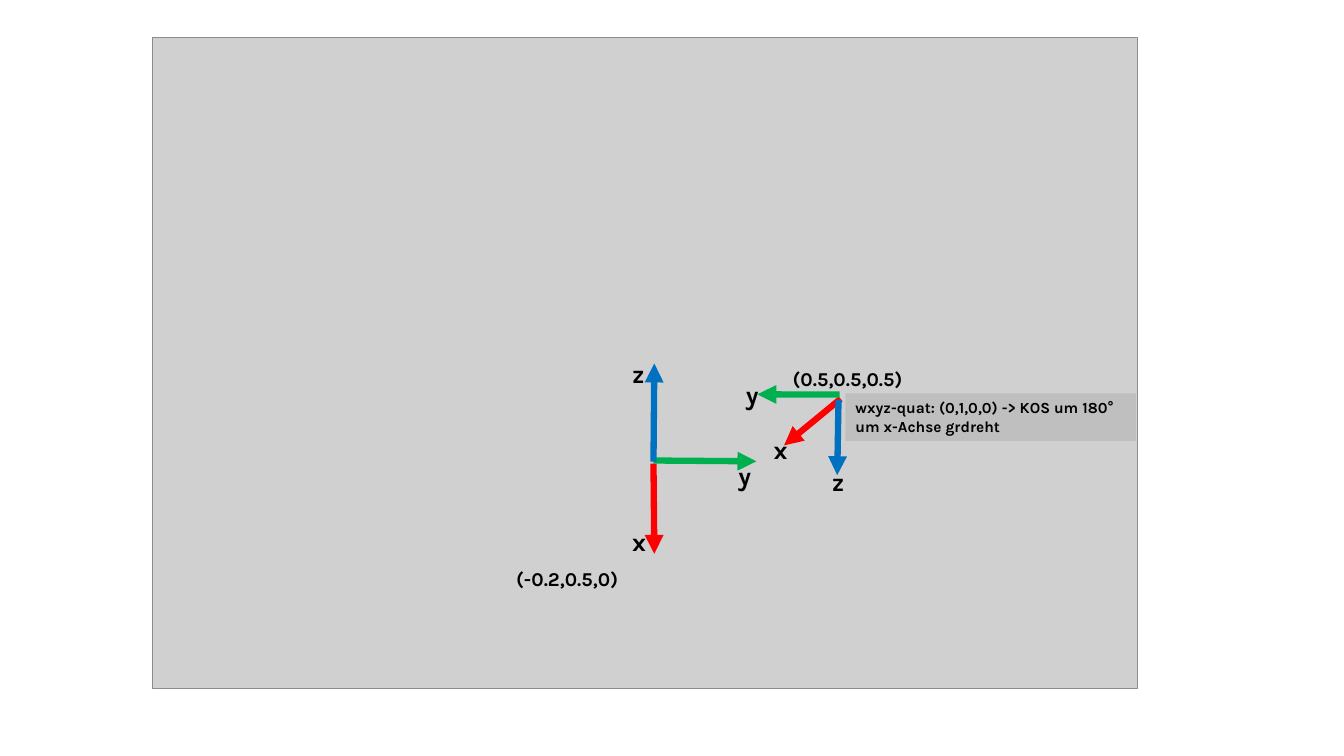
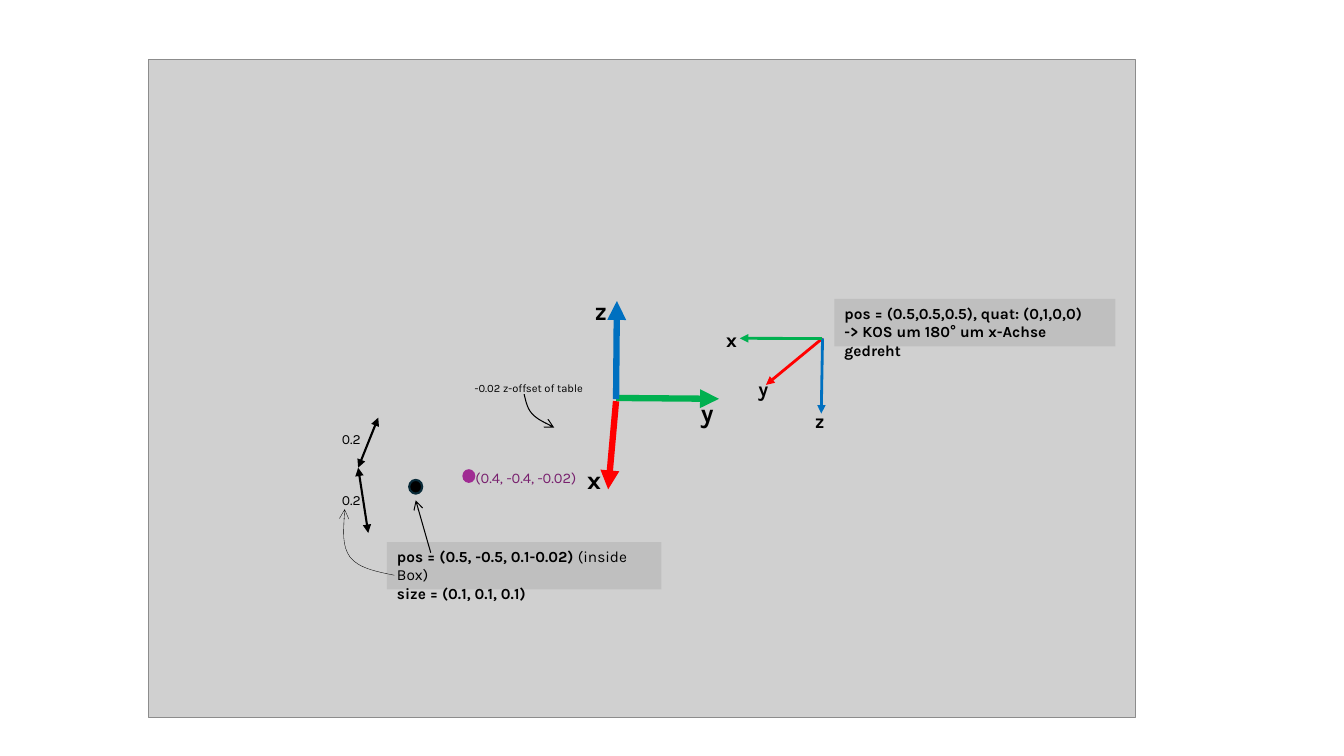
Before and after one commit to m0dd0/ALRSimulationTools, a slide deck: slide 1 of assets/ccordinate_systems.pptx. Drawn at 1344x756 pixels with LibreOffice and Linux fonts; fonts in the diff are those of the drawing; grey boxes stand for pictures. Boxes give left, top, right and bottom in pixels: in the first picture for what was removed or moved away, otherwise in the second. Text is boxed around its words. In the diff, an @@ line names an element or a change of style, - is before the commit and + after.

```diff
--- a/assets/ccordinate_systems.pptx
+++ b/assets/ccordinate_systems.pptx
@@ picture resized from (x1=152, y1=37, x2=1137, y2=689) to (x1=148, y1=59, x2=1135, y2=717) @@
@@ rectangle "pos = (0.5,0.5,0.5), quat: (0,1,0,0)" resized from (x1=846, y1=393, x2=1136, y2=441) to (x1=835, y1=298, x2=1116, y2=346) @@
@@ 2 arrows, 1 text moved together from (x1=632, y1=364, x2=756, y2=462) to (x1=595, y1=301, x2=719, y2=399) @@
@@ size 18 to 14 pt in 3 elements at (x1=758, y1=381, x2=768, y2=401), (x1=815, y1=410, x2=825, y2=428), (x1=726, y1=337, x2=737, y2=347) @@
@@ text "x" moved from (x1=774, y1=437, x2=788, y2=459) to (x1=726, y1=337, x2=737, y2=347) @@
@@ text in rectangle at (x1=844, y1=307, x2=1082, y2=337): text changed @@
-wxyz-quat: (0,1,0,0) -> KOS um 180° um x-Achse grdreht
+pos = (0.5,0.5,0.5), quat: (0,1,0,0)
+-> KOS um 180° um x-Achse gedreht
@@ arrow moved from (840, 394) - (757, 394) to (822, 339) - (740, 339) @@
@@ arrow (822, 339) - (740, 339): stroke #00B050 4.5 pt to #00B050 2 pt @@
@@ arrow moved from (841, 399) - (784, 446) to (823, 339) - (766, 385) @@
@@ arrow (823, 339) - (766, 385): stroke #FF0000 4.5 pt to #FF0000 2 pt @@
@@ arrow moved from (839, 400) - (838, 475) to (823, 339) - (822, 413) @@
@@ arrow (823, 339) - (822, 413): stroke #0070C0 4.5 pt to #0070C0 2 pt @@
@@ text added at (x1=475, y1=384, x2=583, y2=396), 8 pt, text #000000 @@
+-0.02 z-offset of table
@@ text "y" moved from (x1=746, y1=391, x2=759, y2=410) to (x1=758, y1=381, x2=768, y2=401) @@
@@ text removed at (x1=793, y1=371, x2=903, y2=392) @@
-(0.5,0.5,0.5)
@@ double arrow added from (358, 468) to (378, 417), #000000 1.5 pt @@
@@ freeform shape added at (x1=524, y1=394, x2=555, y2=427), outline #000000 0.75 pt @@
@@ arrow moved from (653, 464) - (654, 554) to (616, 401) - (608, 489) @@
@@ text "y" moved from (x1=738, y1=462, x2=751, y2=491) to (x1=701, y1=400, x2=714, y2=429) @@
@@ text "z" moved from (x1=832, y1=469, x2=844, y2=491) to (x1=815, y1=410, x2=825, y2=428) @@
@@ text added at (x1=342, y1=435, x2=361, y2=444), 10 pt, text #000000 @@
+0.2
@@ double arrow added from (368, 533) to (358, 468), #000000 1.5 pt @@
@@ ellipse added at (x1=463, y1=469, x2=476, y2=483), fill #A02B93 @@
@@ text at (x1=475, y1=472, x2=577, y2=485): text changed; size 14 to 10.5 pt; text colour #000000 to #78206E; bold off @@
-(-0.2,0.5,0)
+(0.4, -0.4, -0.02)
@@ text "x" rewrapped from (x1=632, y1=535, x2=646, y2=551) to (x1=587, y1=469, x2=601, y2=489) @@
@@ text added at (x1=342, y1=496, x2=361, y2=505), 10 pt, text #000000 @@
+0.2
@@ freeform shape added at (x1=344, y1=509, x2=394, y2=575), outline #000000 0.25 pt @@
@@ ellipse added at (x1=409, y1=480, x2=422, y2=494), fill #000000, outline #092A39 1.5 pt @@
@@ arrow added from (431, 553) to (415, 500), #000000 0.75 pt @@
@@ rectangle added at (x1=387, y1=542, x2=661, y2=590), fill #BFBFBF, 11 pt, text #000000, bold @@
+pos = (0.5, -0.5, 0.1-0.02) (inside Box)
+size = (0.1, 0.1, 0.1)
```
Also in this commit, not shown: 1 other file.
